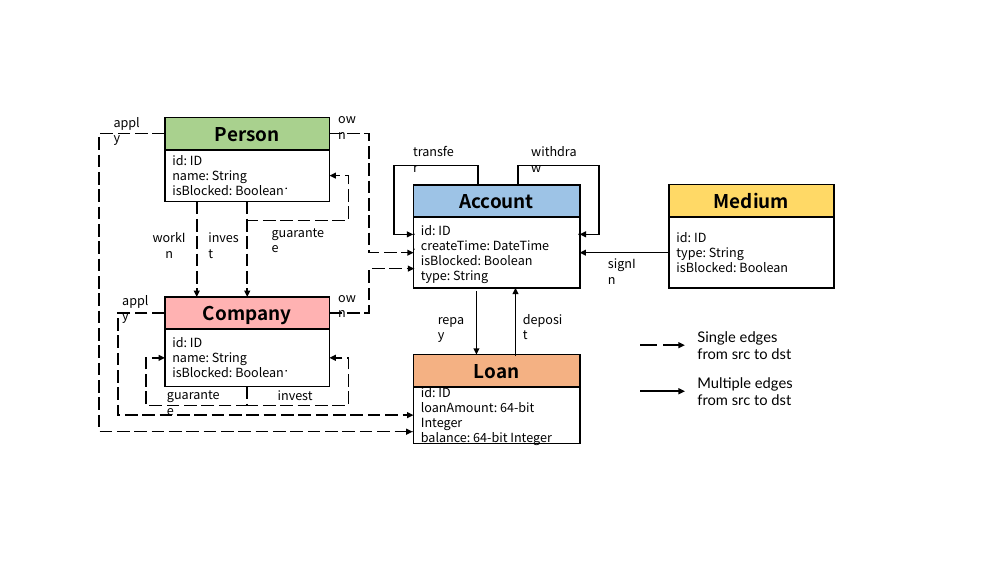
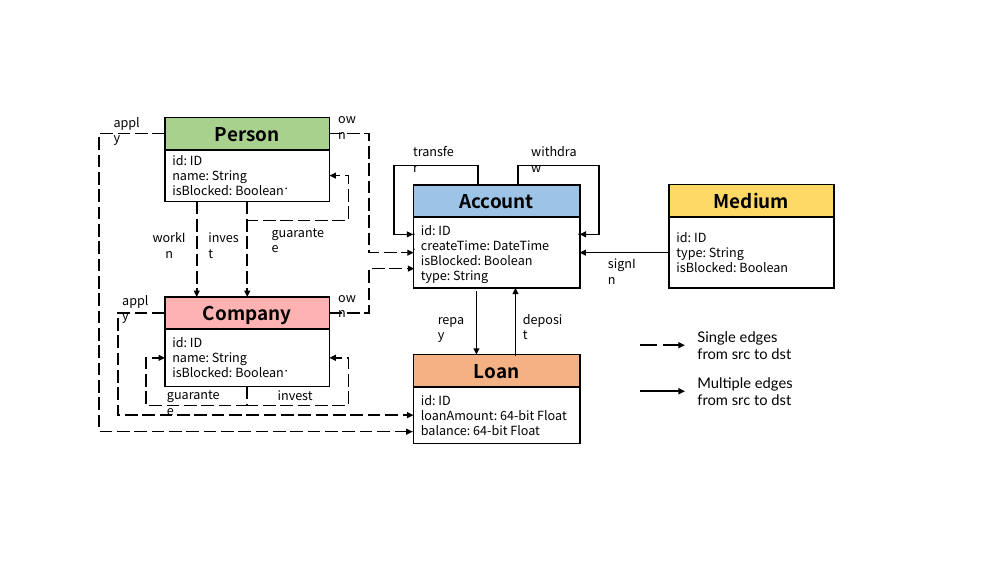
Before and after one commit to ldbc/ldbc_finbench_docs, a slide deck: slide 1 of figures/schema.pptx. Drawn at 1008x567 pixels with LibreOffice and Linux fonts; fonts in the diff are those of the drawing. Boxes give left, top, right and bottom in pixels: in the first picture for what was removed or moved away, otherwise in the second. Text is boxed around its words. In the diff, an @@ line names an element or a change of style, - is before the commit and + after.

Commit message:
update amount type 64-bit integer to 64-bit float (#81)

```diff
--- a/figures/schema.pptx
+++ b/figures/schema.pptx
@@ text in rectangle at (x1=421, y1=410, x2=567, y2=435): text changed @@
-loanAmount: 64-bit Integer
-balance: 64-bit Integer
+loanAmount: 64-bit Float
+balance: 64-bit Float
```
Also in this commit, not shown: 1 other slide changed, 25 other files.
